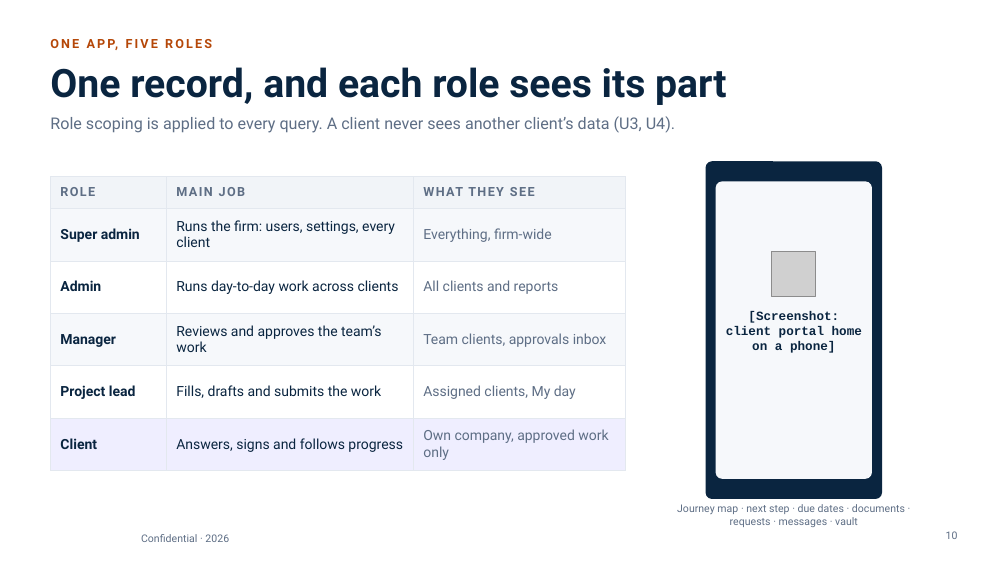
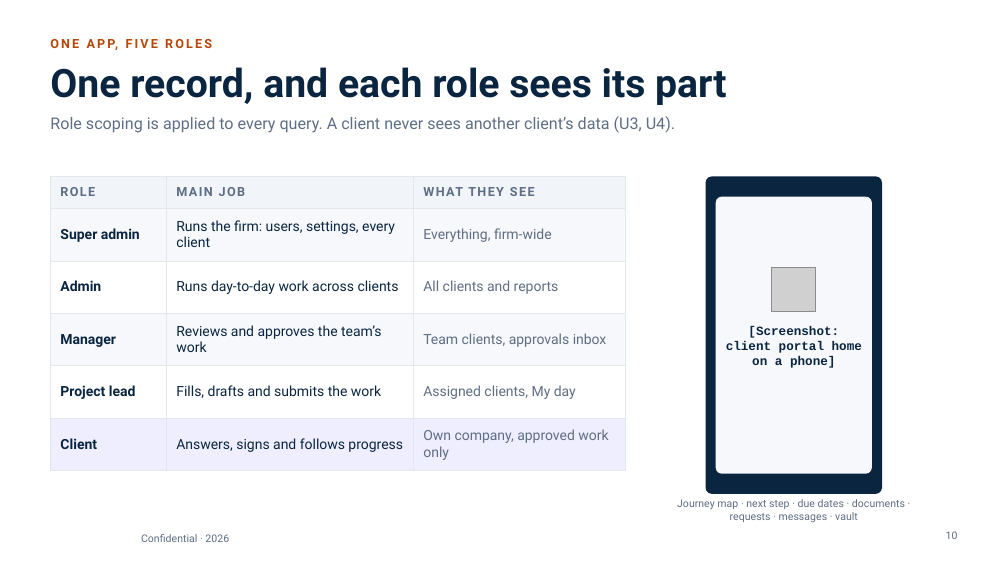
Before and after one commit to abdulfarhath7/vcfo_suite, a slide deck: slide 10 of docs/collateral/vcfo-suite/VCFO_Suite_Corporate_Deck.pptx. Drawn at 1008x567 pixels with LibreOffice and Linux fonts; fonts in the diff are those of the drawing; grey boxes stand for pictures; background and template pictures are left out. Boxes give left, top, right and bottom in pixels: in the first picture for what was removed or moved away, otherwise in the second. Text is boxed around its words. In the diff, an @@ line names an element or a change of style, - is before the commit and + after.

```diff
--- a/docs/collateral/vcfo-suite/VCFO_Suite_Corporate_Deck.pptx
+++ b/docs/collateral/vcfo-suite/VCFO_Suite_Corporate_Deck.pptx
@@ rounded rectangle: place and size @@
-rounded rectangle at bbox=[706, 161, 882, 499]
+rounded rectangle at bbox=[706, 176, 882, 494]
@@ rounded rectangle: place and size @@
-rounded rectangle at bbox=[716, 181, 872, 479]
+rounded rectangle at bbox=[716, 197, 872, 474]
@@ picture: place and size @@
-picture at bbox=[772, 252, 816, 296]
+picture at bbox=[772, 267, 816, 311]
@@ text "[Screenshot: client portal home on ...": place and size @@
-text "[Screenshot: client portal home on ..." at bbox=[726, 311, 862, 353]
+text "[Screenshot: client portal home on ..." at bbox=[726, 326, 862, 368]
@@ text "Journey map · next step ...": place and size @@
-text "Journey map · next step ..." at bbox=[677, 504, 905, 527]
+text "Journey map · next step ..." at bbox=[677, 499, 905, 522]
```
Also in this commit, not shown: 12 other slides changed, 11 other files.
